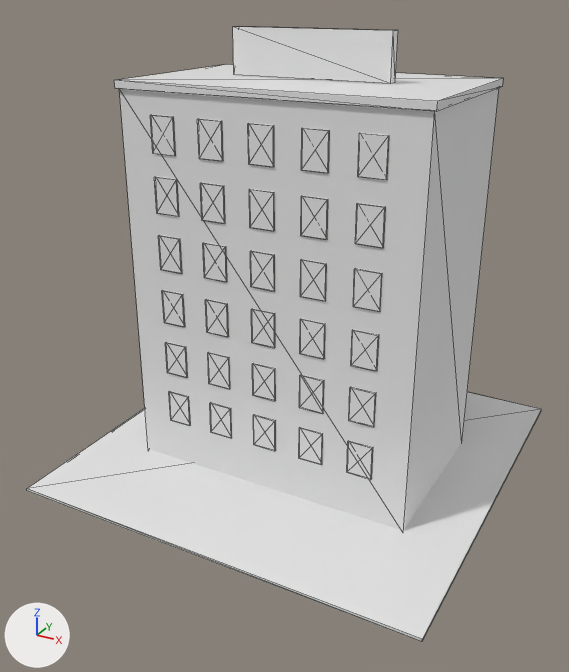
An edit to the glTF model assets/models/hotel_low.glb, drawn before and after from the same camera.
Camera for both pictures: a 50 mm camera at (6.43, -12.64, 8.75) aimed at (-0.13, -0.71, 2.78). Lighting does not change. The marker at lower left points along +X, +Y and +Z. The older version comes first. Mesh edges are drawn as thin lines. Where no turn or scale is listed for an object, it has been applied to the vertices. Vertices at exactly the same position are counted once.

In view in the first picture: 'Hotel'.
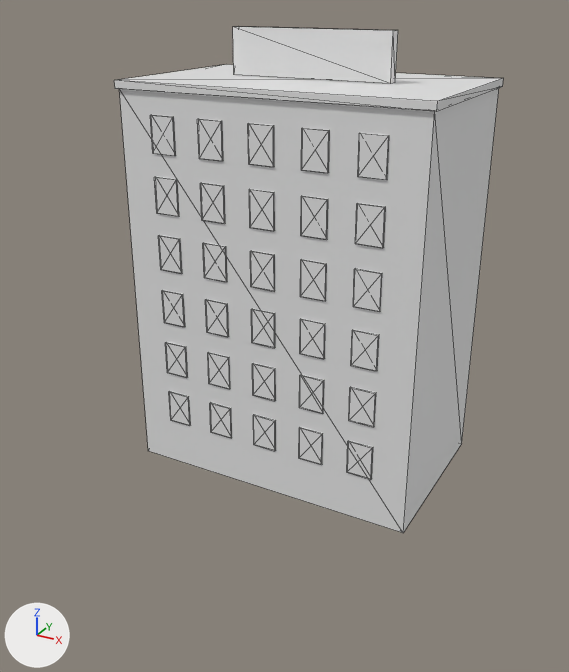
Where the change shows, as pixel boxes (x1, y1, x2, y2) in the pictures (569 x 672 px):
'Hotel', reshaped (24% narrower, 18% shorter)
    before: (27, 27, 541, 641)
    after: (114, 27, 504, 533)
part 1 of me_hotel, deleted
    before: (27, 392, 541, 641)

The edits, one by one:
me_hotel is used by ob_hotel; location (0.0, 0.0, 0.0).
me_hotel had 576 vertices, 872 faces and spanned x -3.95..3.95, y -3.95..3.95, z 0.0..8.15.
me_hotel now has 568 vertices, 860 faces and spans x -2.85..2.85, y -1.75..3.7, z 0.0..8.15.
me_hotel part 1: the loose piece of 8 vertices spanning x -3.95..3.95, y -3.95..3.95, z 0.0..0.05 is deleted.
